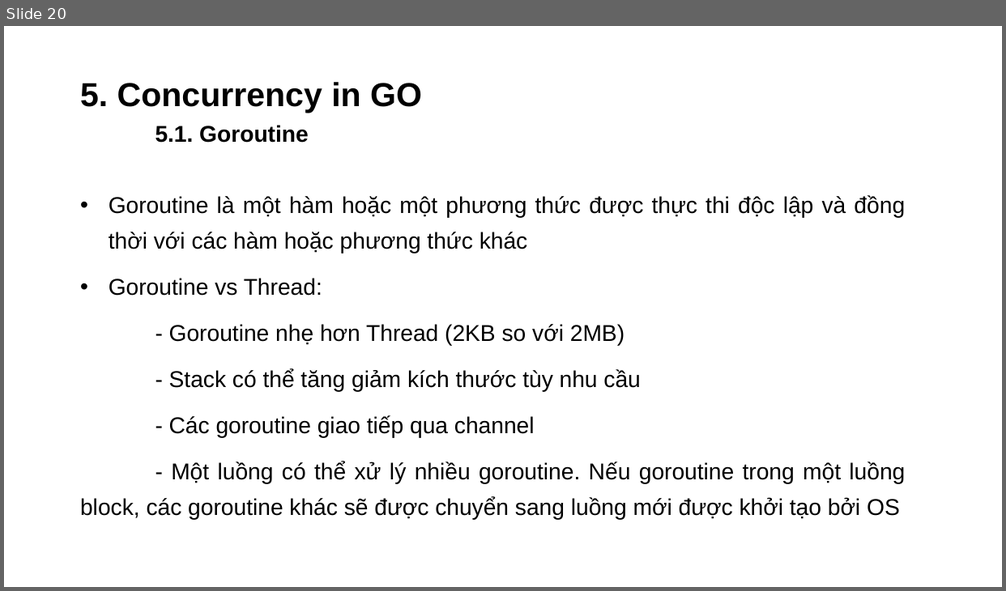
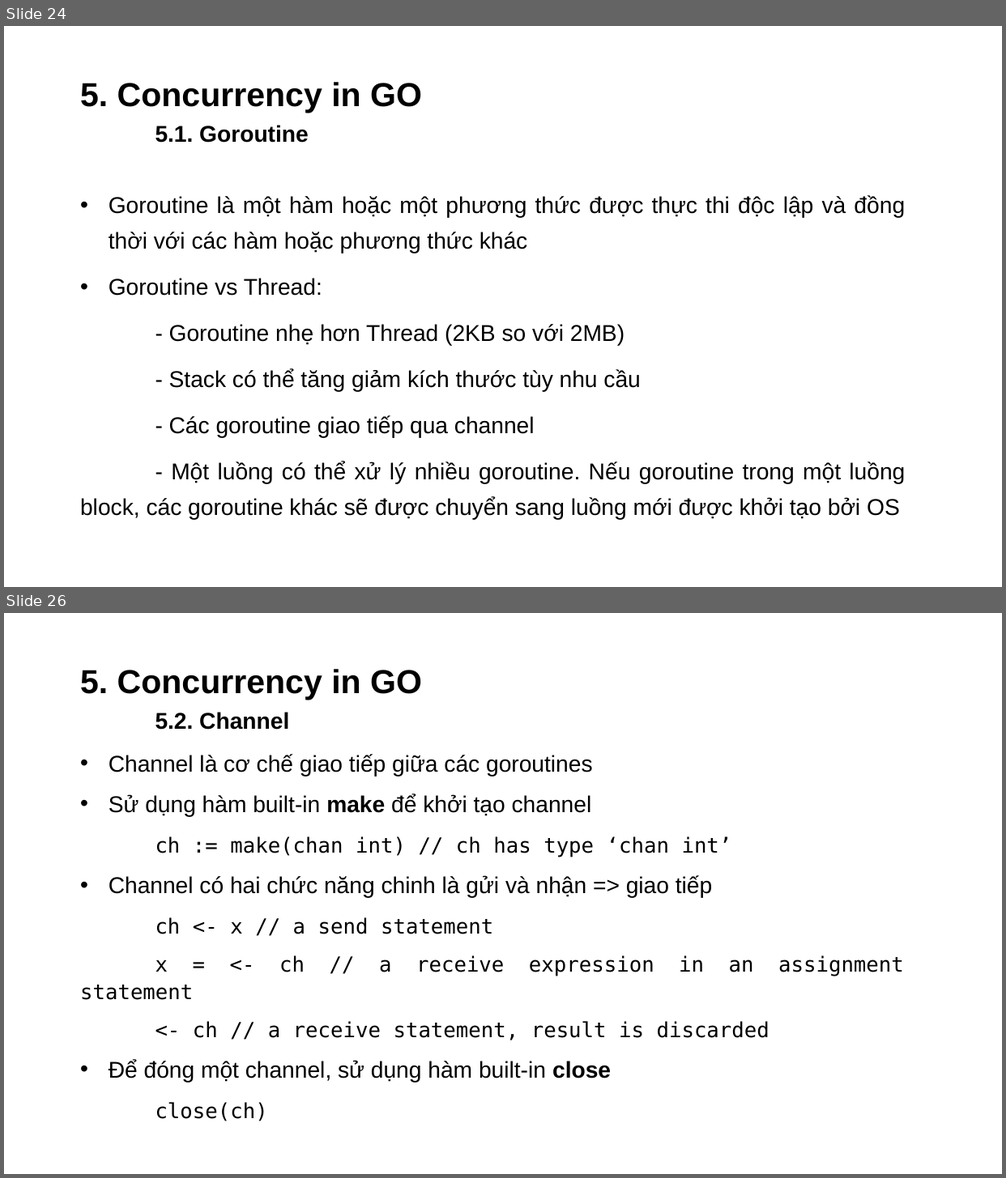
Before and after one commit to dangnm9699/Learn-Golang, a slide deck: Problem and Solution in Concurrency.pptx. Shown one above the other, each under a label of ours: slide 20 before the commit, slides 24 and 26 after it; the slides between them are not shown. The pictures are 1006x591 and 1006x1178 pixels, drawn with LibreOffice and Linux fonts; fonts in the diff are those of the drawing. Boxes give left, top, right and bottom in pixels: in the first picture for what was removed or moved away, otherwise in the second. Text is boxed around its words. In the diff, an @@ line names an element or a change of style, - is before the commit and + after.

```diff
--- a/Problem and Solution in Concurrency.pptx
+++ b/Problem and Solution in Concurrency.pptx
@@ slide 26 added at box(4, 613, 1002, 1174), background #FFFFFF @@
@@ title added at box(80, 669, 422, 730), 32 pt, text #000000, bold @@
+5. Concurrency in GO
+5.2. Channel
@@ text added at box(108, 754, 769, 1122), 22 pt, text #000000 @@
+• Channel là cơ chế giao tiếp giữa các goroutines
+• Sử dụng hàm built-in make để khởi tạo channel
+ch := make(chan int) // ch has type ‘chan int’
+• Channel có hai chức năng chinh là gửi và nhận => giao tiếp
+ch <- x // a send statement
+x = <- ch // a receive expression in an assignment statement
+<- ch // a receive statement, result is discarded
+• Để đóng một channel, sử dụng hàm built-in close
+close(ch)
@@ what was slide 20 is now slide 24 @@
```
Also in this commit, not shown: 7 slides changed, 18 other slides added, 6 slides removed, 1 other file.
